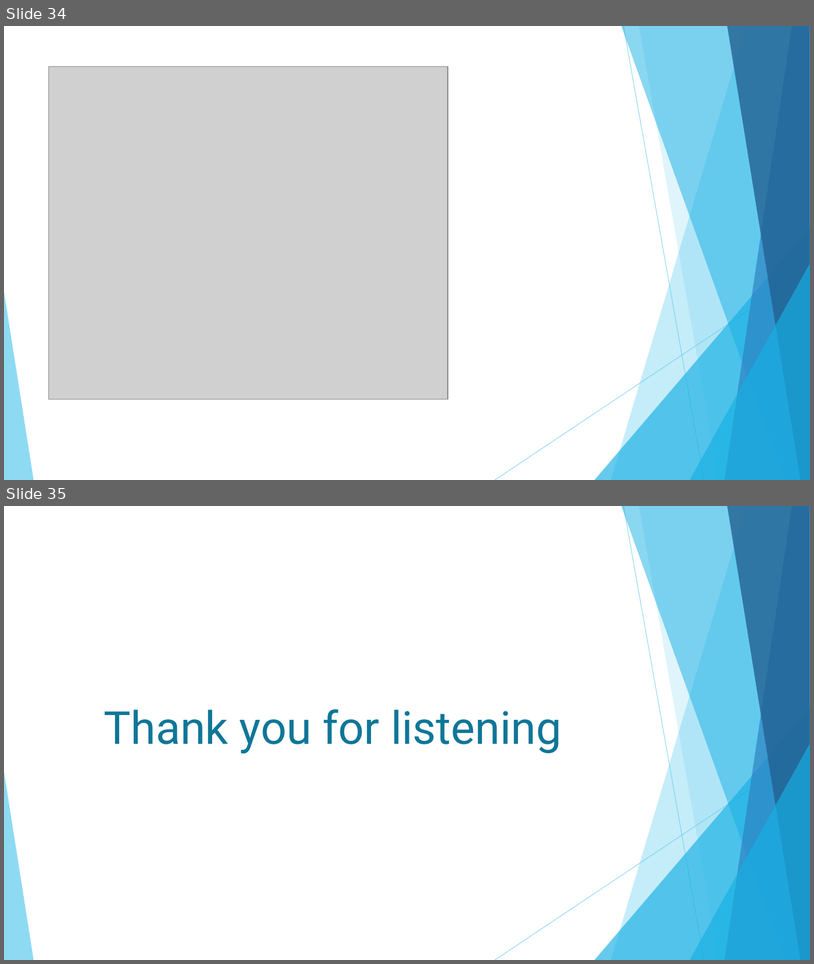
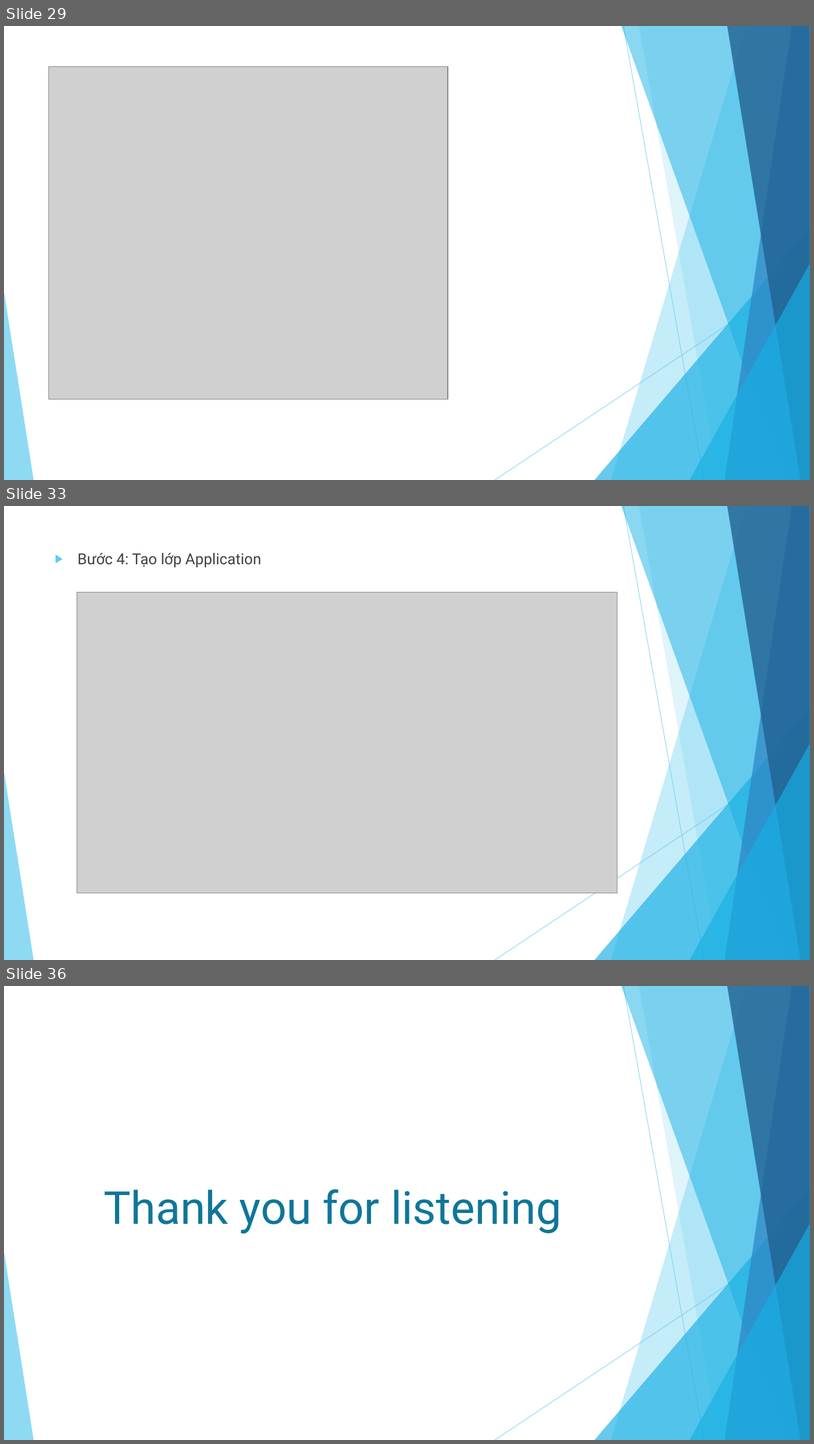
Before and after one commit to NguyenThanhCong1510331/Dagger2, a slide deck: Dagger2-Report.pptx. Shown one above the other, each under a label of ours: slides 34 and 35 before the commit, slides 29, 33 and 36 after it; the slides between them are not shown. The pictures are 814x964 and 814x1444 pixels, drawn with LibreOffice and Linux fonts; fonts in the diff are those of the drawing; grey boxes stand for pictures; background and template pictures are left out. Boxes give left, top, right and bottom in pixels: in the first picture for what was removed or moved away, otherwise in the second. Text is boxed around its words. In the diff, an @@ line names an element or a change of style, - is before the commit and + after.

```diff
--- a/Dagger2-Report.pptx
+++ b/Dagger2-Report.pptx
@@ slide 33 added at (4, 506, 810, 960), background #FFFFFF; not listed: 10 template elements that a slide beside it also shows @@
@@ text added at (78, 553, 261, 567), 18 pt, text #404040 @@
+▶ Bước 4: Tạo lớp Application
@@ picture added at (77, 592, 617, 892) @@
@@ what was slide 34 is now slide 29 @@
@@ what was slide 35 is now slide 36 @@
```
Also in this commit, not shown: 4 slides changed, 5 other slides added, 5 slides removed.
